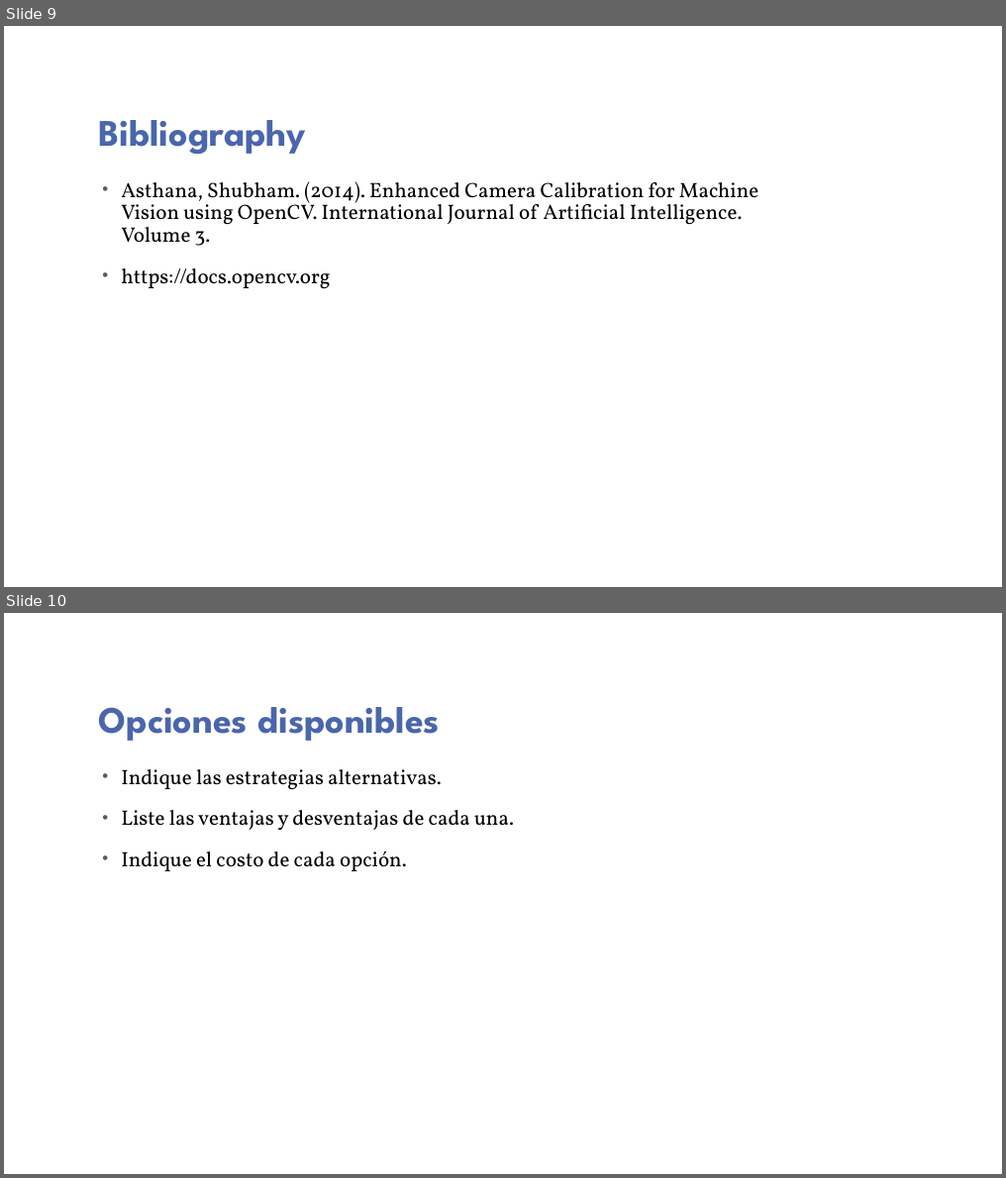
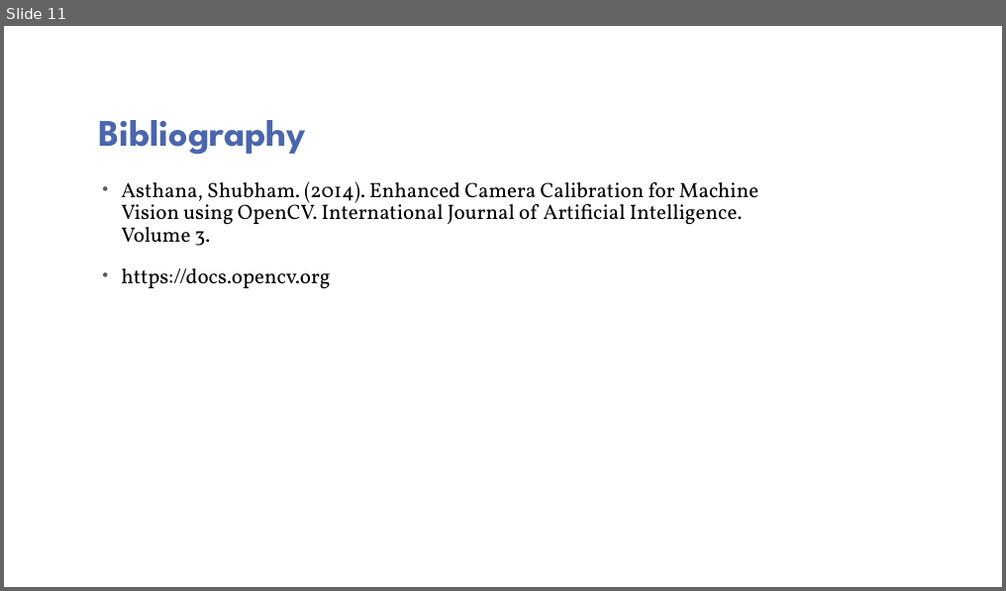
Before and after one commit to CameraCalibration/Report, a slide deck: PatternRecognition/PatternRecognition.pptx. Shown one above the other, each under a label of ours: slides 9 and 10 before the commit, slide 11 after it. The pictures are 1006x1178 and 1006x591 pixels, drawn with LibreOffice and Linux fonts; fonts in the diff are those of the drawing; background and template pictures are left out. Boxes give left, top, right and bottom in pixels: in the first picture for what was removed or moved away, otherwise in the second. Text is boxed around its words. In the diff, an @@ line names an element or a change of style, - is before the commit and + after.

```diff
--- a/PatternRecognition/PatternRecognition.pptx
+++ b/PatternRecognition/PatternRecognition.pptx
@@ slide 10 removed at [4, 613, 1002, 1174], background picture (left out) @@
@@ title removed at [99, 707, 440, 741] @@
-Opciones disponibles
@@ text removed at [121, 769, 514, 871] @@
-• Indique las estrategias alternativas.
-• Liste las ventajas y desventajas de cada una.
-• Indique el costo de cada opción.
@@ what was slide 9 is now slide 11 @@
```
Also in this commit, not shown: 4 slides added, 2 other slides removed.
